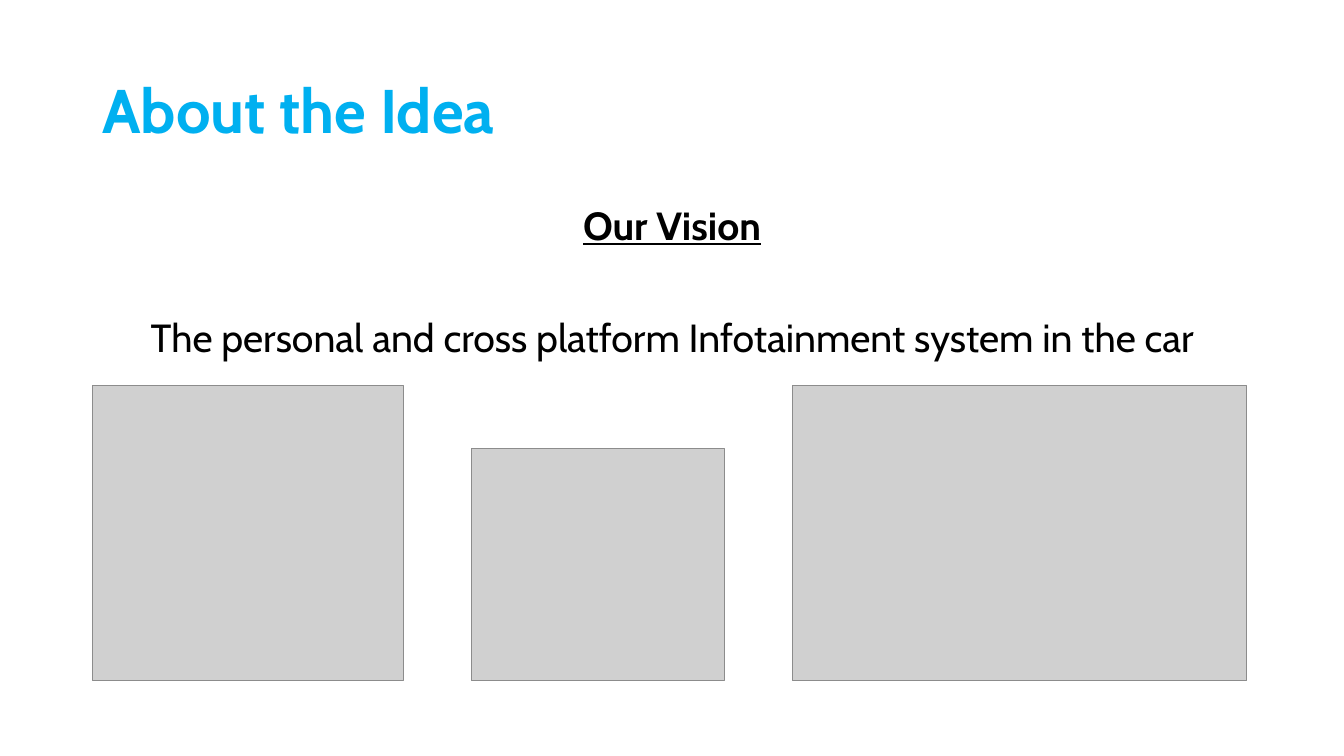
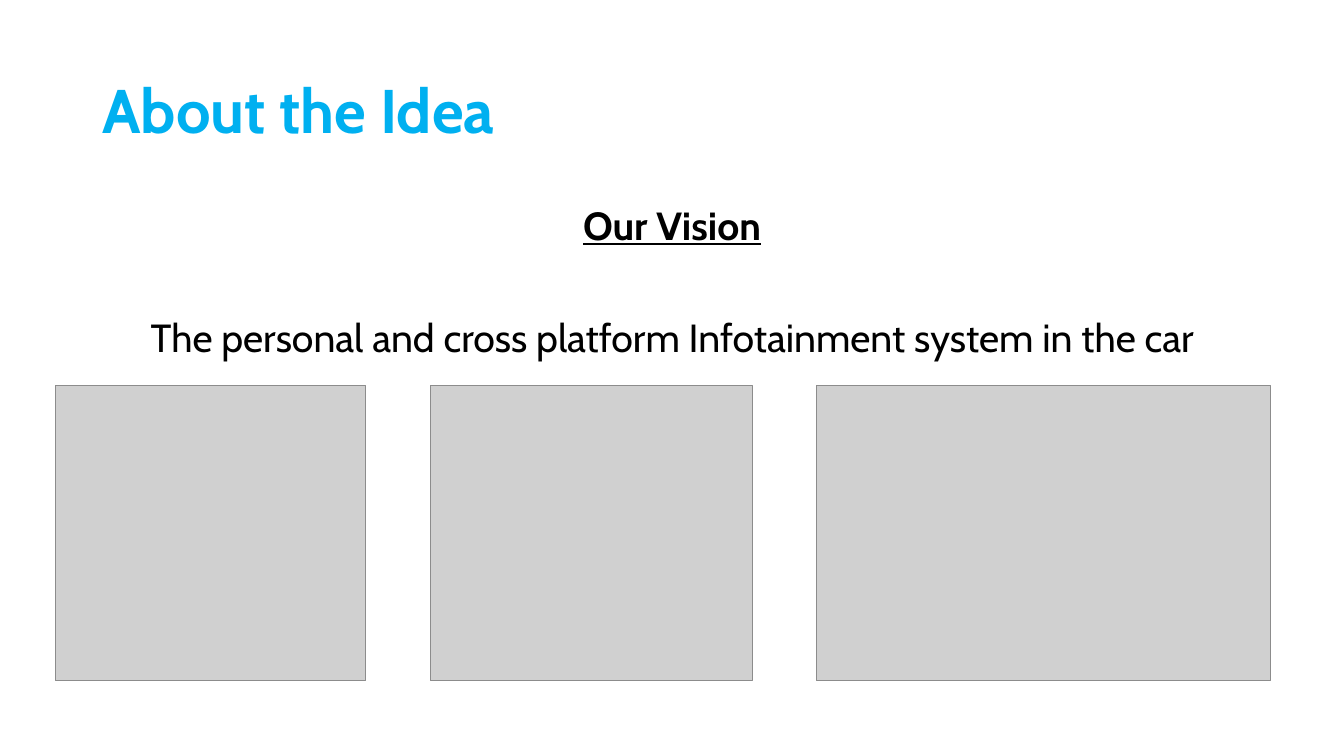
Before and after one commit to egodigital/e-go-infotainment, a slide deck: slide 4 of presentation.pptx. Drawn at 1344x756 pixels with LibreOffice and Linux fonts; fonts in the diff are those of the drawing; grey boxes stand for pictures; background and template pictures are left out. Boxes give left, top, right and bottom in pixels: in the first picture for what was removed or moved away, otherwise in the second. Text is boxed around its words. In the diff, an @@ line names an element or a change of style, - is before the commit and + after.

```diff
--- a/presentation.pptx
+++ b/presentation.pptx
@@ picture: place and size @@
-picture at box(93, 385, 403, 681)
+picture at box(55, 385, 366, 681)
@@ picture: place and size @@
-picture at box(471, 449, 724, 682)
+picture at box(431, 385, 753, 681)
@@ picture: place and size @@
-picture at box(792, 385, 1247, 681)
+picture at box(817, 385, 1271, 681)
```
Also in this commit, not shown: 1 other slide changed, 1 other file.
